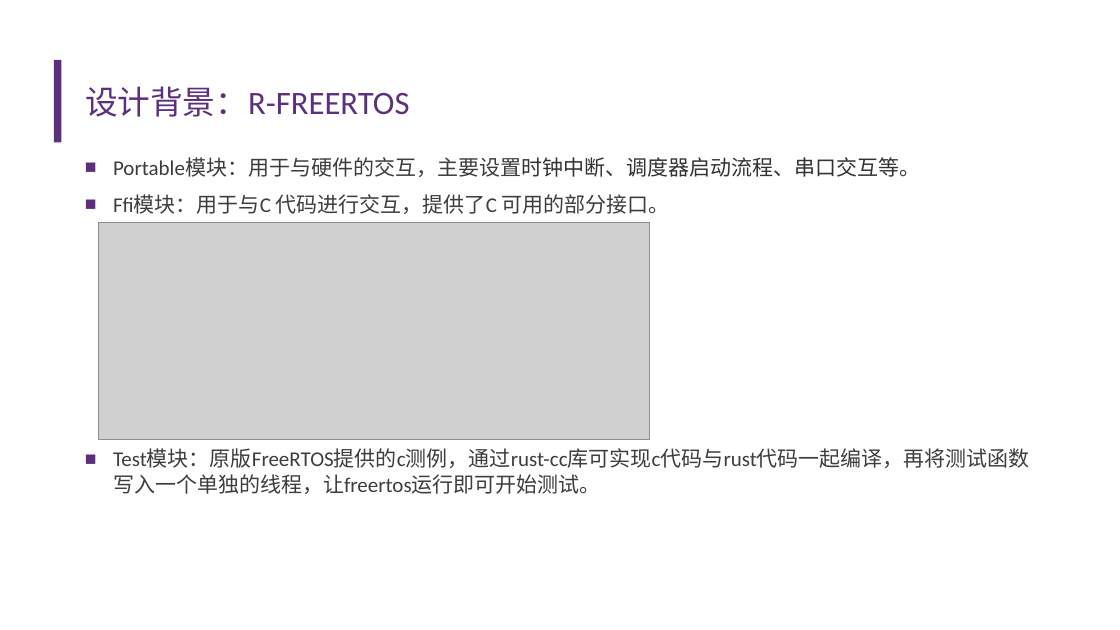
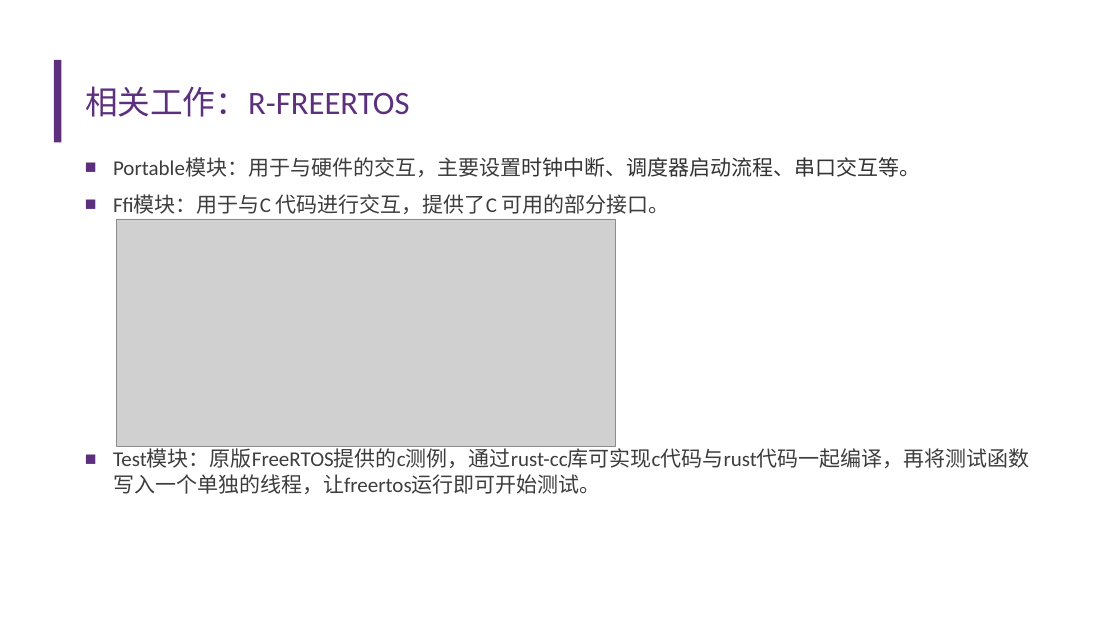
Before and after one commit to llh730/seL4-rust-implement, a slide deck: slide 6 of record/开题报告——李龙昊.pptx. Drawn at 1120x630 pixels with LibreOffice and Linux fonts; fonts in the diff are those of the drawing; grey boxes stand for pictures; background and template pictures are left out. Boxes give left, top, right and bottom in pixels: in the first picture for what was removed or moved away, otherwise in the second. Text is boxed around its words. In the diff, an @@ line names an element or a change of style, - is before the commit and + after.

```diff
--- a/record/开题报告——李龙昊.pptx
+++ b/record/开题报告——李龙昊.pptx
@@ title at [85, 86, 409, 117]: text changed @@
-设计背景：R-FREERTOS
+相关工作：R-FREERTOS
@@ picture: place and size @@
-picture at [98, 222, 649, 439]
+picture at [117, 219, 615, 447]
```
Also in this commit, not shown: 7 other slides changed, 1 other file.
